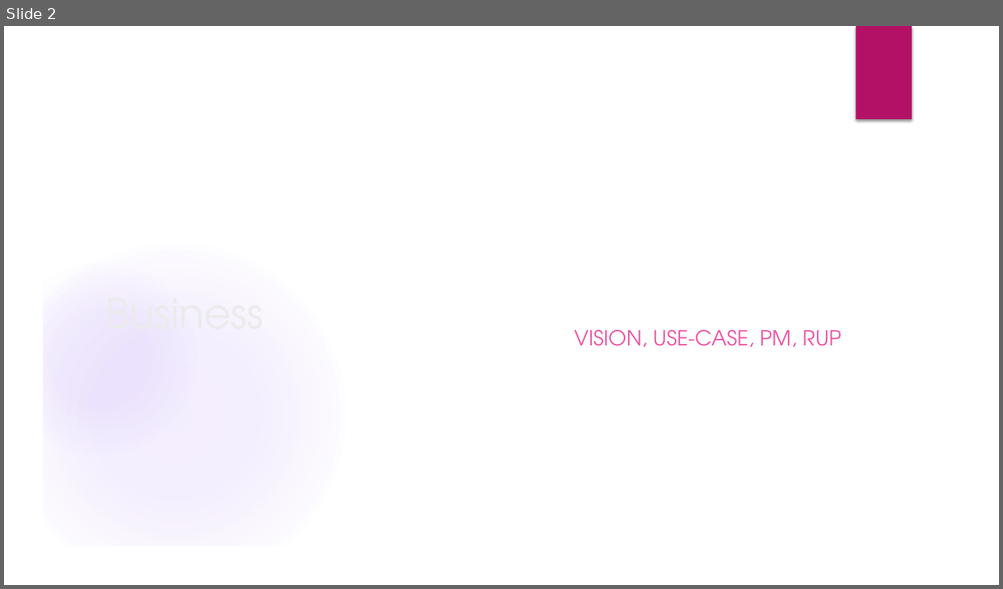
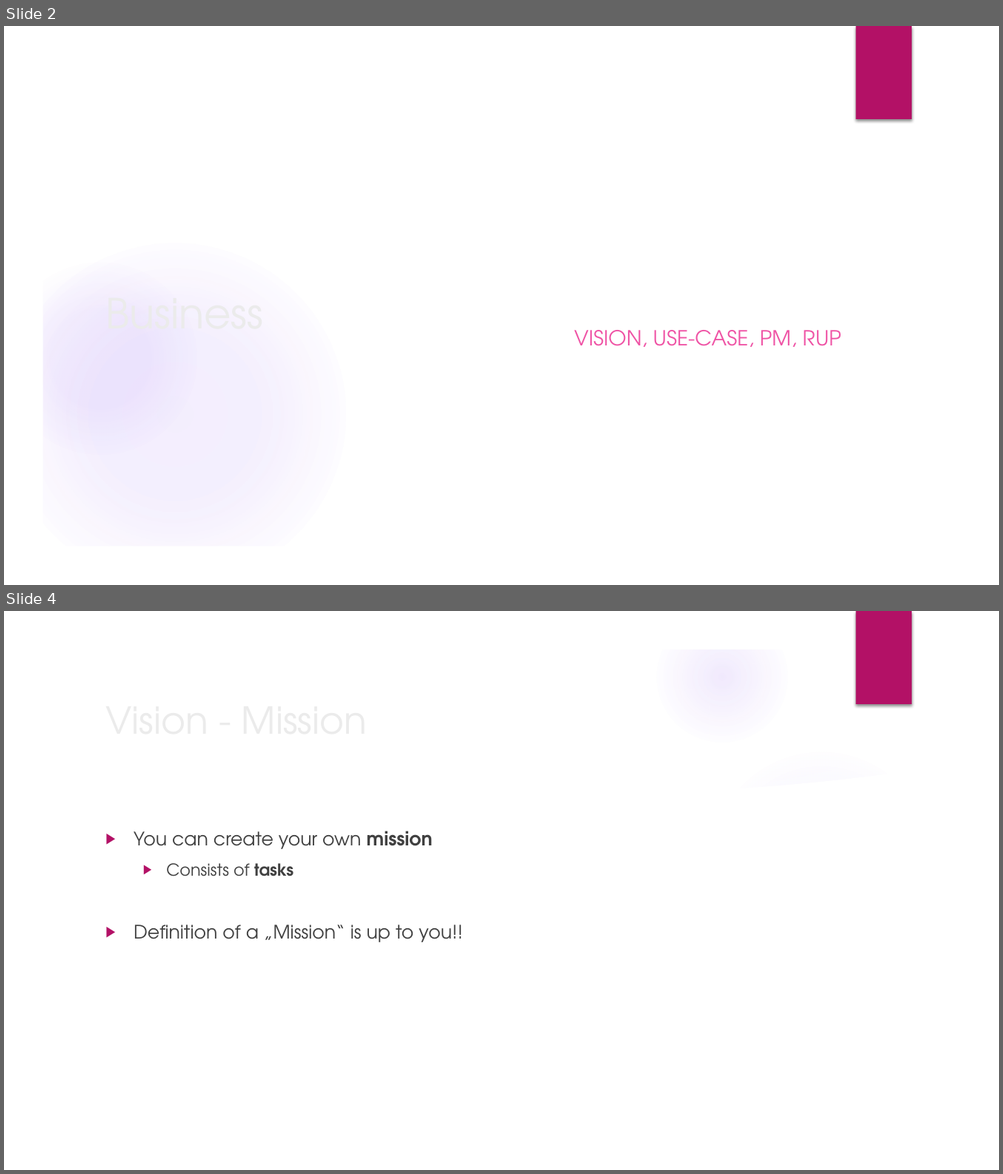
Before and after one commit to Mert-Guenduez/learnityourself, a slide deck: Documentation/Presentation/midterm_se.pptx. Shown one above the other, each under a label of ours: slide 2 before the commit, slides 2 and 4 after it; the slides between them are not shown. The pictures are 1003x589 and 1003x1174 pixels, drawn with LibreOffice and Linux fonts; fonts in the diff are those of the drawing; background and template pictures are left out. Boxes give left, top, right and bottom in pixels: in the first picture for what was removed or moved away, otherwise in the second. Text is boxed around its words. In the diff, an @@ line names an element or a change of style, - is before the commit and + after.

Commit message:
[Doc][Misc] Updated presentation in section 'Vision'

```diff
--- a/Documentation/Presentation/midterm_se.pptx
+++ b/Documentation/Presentation/midterm_se.pptx
@@ slide 4 added at (4, 611, 999, 1170), background picture (left out); not listed: 6 template elements that a slide beside it also shows @@
@@ title added at (98, 690, 813, 748), 36 pt, text #EBEBEB @@
+Vision - Mission
@@ freeform shape added at (696, 735, 967, 817), fill #FFFFFF at 20% opacity @@
@@ freeform shape added at (41, 763, 962, 1133), fill #FFFFFF @@
@@ ellipse added at (706, 748, 936, 977), fill gradient #9B6BF2 @@
@@ text added at (134, 831, 463, 943), 18 pt, text #404040 @@
+▶ You can create your own mission
+  ▶ Consists of tasks
+▶ Definition of a „Mission“ is up to you!!
```
Also in this commit, not shown: 1 slide changed, 1 other slide added.
